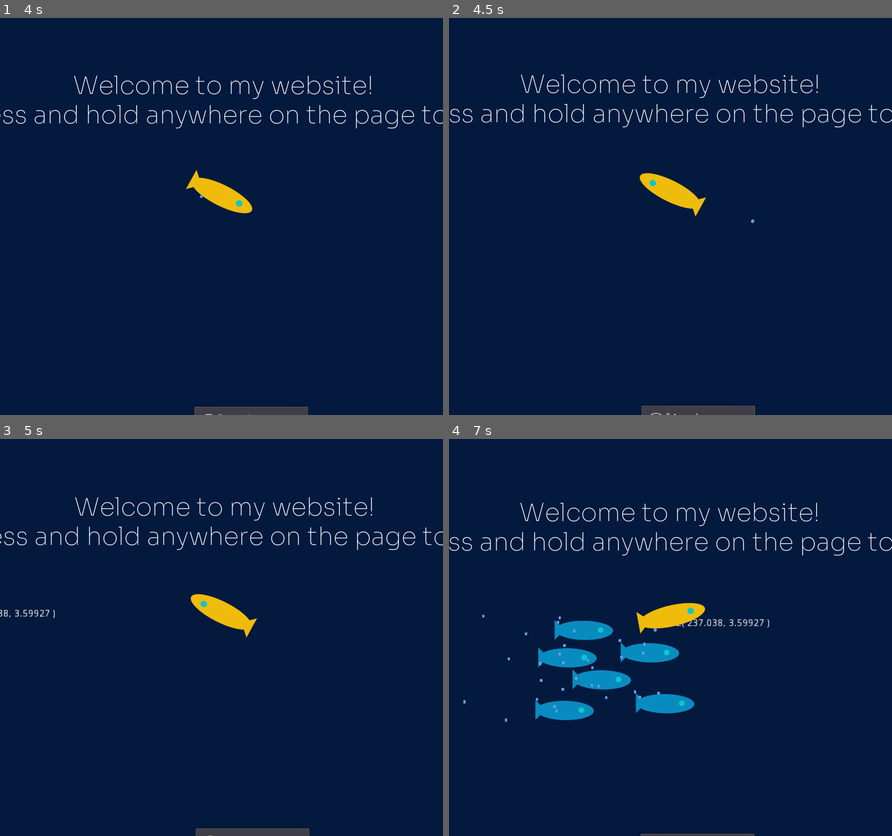
Above: before the commit, frames 1-4 (two rows, left to right).
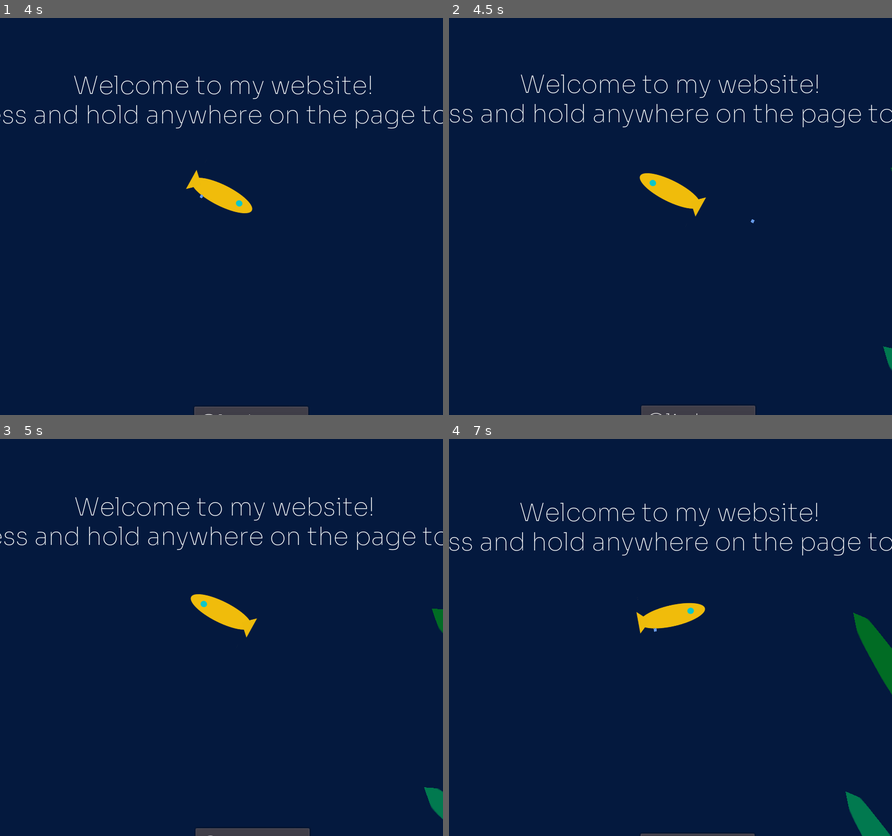
Above: after the commit, the same moments.

Repository: dchicchon/game_portfolio
Game: Godot game, scene res://scenes/Main.tscn
Same seed, same stepped clock (60 frames per second), same inputs: the game is played once before the commit and once after it. Before the commit the project starts from res://Main.tscn.
Inputs (mouse positions are in pixels of both pictures, inside the frame that each line leads up to):
- Up to frame 1 (4 s): tap Enter at 0.5 s; move the mouse to (318, 172) at 0.52 s; click (318, 172) at 0.67 s; move the mouse to (132, 216) at 1.27 s; click (132, 216) at 1.42 s; move the mouse to (265, 97) at 2.02 s; click (265, 97) at 2.17 s; move the mouse to (199, 280) at 2.77 s; click (199, 280) at 2.92 s; move the mouse to (354, 260) at 3.52 s; click (354, 260) at 3.67 s
- Up to frame 2 (4.5 s): move the mouse to (537, 125) at 4.27 s; click (537, 125) at 4.42 s
- Up to frame 3 (5 s): no input
- Up to frame 4 (7 s): move the mouse to (692, 613) at 5.02 s; click (692, 613) at 5.17 s; move the mouse to (604, 502) at 5.77 s; click (604, 502) at 5.92 s; move the mouse to (767, 593) at 6.52 s; click (767, 593) at 6.67 s

Frame 1 is identical in both runs. In frame 2, less than 0.1% of the frame differs, in the area x 98-100%, y 37-89%; in frame 3, 0.4%; in frame 4, 4.7%, in the area x 3-100%, y 43-100%.
Error before the commit: Invalid set index 'text' (on base: 'null instance') with value of type 'String'. (res://Player.gd:13)

Commit message:
added seaweed scene, updated code for schools to further modularize with init function

Diff:
--- /dev/null
+++ b/portfolio_godot/Node.tscn
@@ -0,0 +1,37 @@
+[gd_scene load_steps=2 format=2]
+
+[ext_resource path="res://assets/seaweed.png" type="Texture" id=1]
+
+[node name="Node" type="Node2D"]
+
+[node name="Polygon2D" type="Polygon2D" parent="."]
+position = Vector2( -32, 2 )
+texture = ExtResource( 1 )
+skeleton = NodePath("../Skeleton2D")
+polygon = PoolVector2Array( 263.863, 75.4352, 252.85, 89.5322, 247.564, 129.62, 248.004, 166.184, 246.683, 217.726, 247.123, 280.281, 248.445, 334.466, 248.445, 405.391, 248.445, 461.779, 250.207, 485.567, 256.815, 494.378, 269.59, 494.378, 280.163, 485.567, 282.366, 462.66, 281.925, 405.391, 280.163, 335.788, 281.925, 282.043, 283.247, 218.607, 282.366, 166.625, 281.925, 127.858, 276.198, 89.5322 )
+uv = PoolVector2Array( 263.863, 75.4352, 252.85, 89.5322, 247.564, 129.62, 248.004, 166.184, 246.683, 217.726, 247.123, 280.281, 248.445, 334.466, 248.445, 405.391, 248.445, 461.779, 250.207, 485.567, 256.815, 494.378, 269.59, 494.378, 280.163, 485.567, 282.366, 462.66, 281.925, 405.391, 280.163, 335.788, 281.925, 282.043, 283.247, 218.607, 282.366, 166.625, 281.925, 127.858, 276.198, 89.5322 )
+polygons = [ PoolIntArray( 1, 0, 20 ), PoolIntArray( 1, 2, 19, 20 ), PoolIntArray( 3, 2, 19, 18 ), PoolIntArray( 4, 3, 18, 17 ), PoolIntArray( 4, 5, 16, 17 ), PoolIntArray( 5, 6, 15, 16 ), PoolIntArray( 6, 7, 14, 15 ), PoolIntArray( 7, 8, 13, 14 ), PoolIntArray( 8, 9, 10, 11, 12, 13 ) ]
+bones = [ "Bone2D", PoolRealArray( 0, 0, 0, 0, 0, 0, 0, 0.68, 0.68, 0.68, 0.68, 0.68, 0.68, 0.68, 0.68, 0, 0, 0, 0, 0, 0 ), "Bone2D/Bone2D2", PoolRealArray( 0, 0, 0, 0, 0.68, 0.68, 0.68, 0, 0, 0, 0, 0, 0, 0, 0, 0.68, 0.68, 0.68, 0, 0, 0 ), "Bone2D/Bone2D2/Bone2D3", PoolRealArray( 0, 0, 0.68, 0.68, 0.68, 0, 0, 0, 0, 0, 0, 0, 0, 0, 0, 0, 0, 0.68, 0.68, 0.68, 0 ), "Bone2D/Bone2D2/Bone2D3/Bone2D4", PoolRealArray( 0.68, 0.68, 0.68, 0.68, 0, 0, 0, 0, 0, 0, 0, 0, 0, 0, 0, 0, 0, 0, 0.68, 0.68, 0.68 ) ]
+
+[node name="Skeleton2D" type="Skeleton2D" parent="."]
+
+[node name="Bone2D" type="Bone2D" parent="Skeleton2D"]
+position = Vector2( 233, 492 )
+rotation = -1.36531
+rest = Transform2D( 0.113438, -0.993545, 0.993545, 0.113438, 233, 492 )
+
+[node name="Bone2D2" type="Bone2D" parent="Skeleton2D/Bone2D"]
+position = Vector2( 133.902, -17.3012 )
+rotation = -0.117196
+rest = Transform2D( 1, 0, 0, 1, 133.902, -17.3012 )
+
+[node name="Bone2D3" type="Bone2D" parent="Skeleton2D/Bone2D/Bone2D2"]
+position = Vector2( 97.3674, -11.117 )
+rotation = -0.03198
+rest = Transform2D( 1, 0, 0, 1, 97.3674, -11.117 )
+
+[node name="Bone2D4" type="Bone2D" parent="Skeleton2D/Bone2D/Bone2D2/Bone2D3"]
+position = Vector2( 97.5943, -9.12985 )
+rotation = -0.193687
+rest = Transform2D( 0.992697, -0.120632, 0.120632, 0.992697, 97.5943, -9.12985 )
+default_length = 70.0
--- a/portfolio_godot/School.gd
+++ /dev/null
@@ -1,31 +0,0 @@
-extends RigidBody2D
-
-export var color1 = Color()
-export var color2 = Color()
-export var color3 = Color()
-
-var colors = []
-
-func choose(array):
-	return array[randi() % array.size()]
-
-func _ready():
-	randomize()
-	colors.push_front(color1)
-	colors.push_front(color2)
-	colors.push_front(color3)
-	var school_color = choose(colors)
-	var school_scale = rand_range(0.1, 1)
-	var school = get_node("School")
-	for fish in school.get_children():
-		var body = fish.get_node("Body")
-		var tail = fish.get_node("Tail")
-		body.set_modulate(school_color)
-		tail.set_modulate(school_color)
-	# give the school a random scale
-	set_scale(Vector2(school_scale , school_scale))
-	var speed = get_linear_velocity()
-	$SpeedNode/Speed.text = var2str(speed)
-
-func _on_VisibilityNotifier2D_screen_exited():
-	queue_free()
--- a/portfolio_godot/project.godot
+++ b/portfolio_godot/project.godot
@@ -11,13 +11,14 @@
 [application]
 
 config/name="Portfolio"
-run/main_scene="res://Main.tscn"
-config/icon="res://icon.png"
+run/main_scene="res://scenes/Main.tscn"
+config/icon="res://assets/icon.png"
 
 [display]
 
 window/size/width=1080
 window/size/height=1080
+window/size/fullscreen=true
 window/handheld/orientation="portrait"
 window/stretch/mode="2d"
 window/stretch/aspect="expand"
--- /dev/null
+++ b/portfolio_godot/scenes/AnimationPlayer.gd
@@ -0,0 +1,9 @@
+extends AnimationPlayer
+
+# Called when the node enters the scene tree for the first time.
+func _ready():
+	var end_seconds = get_current_animation_length()
+	var seconds = rand_range(0.0, 10.0)
+	print(seconds)
+	stop()
+	#seek(seconds, true)
--- a/portfolio_godot/Link.tscn
+++ b/portfolio_godot/scenes/Link.tscn
@@ -1,6 +1,6 @@
 [gd_scene load_steps=2 format=2]
 
-[ext_resource path="res://Link.gd" type="Script" id=1]
+[ext_resource path="res://scenes/Link.gd" type="Script" id=1]
 
 [node name="Control" type="Control"]
 anchor_right = 1.0
--- a/portfolio_godot/Main.gd
+++ b/portfolio_godot/scenes/Main.gd
@@ -12,22 +12,19 @@
 	var left_school_spawn_location = get_node("LeftSchoolPath/SchoolSpawnLocation")
 	var right_school_spawn_location = get_node("RightSchoolPath/SchoolSpawnLocation")
 	var side = rng.randi_range(0,1)
-	var velocity = Vector2(rand_range(225.0, 250.0), 0.0)
-	var direction = rand_range(-PI / 36, PI / 36)
+	var school_position
+	var school_direction = rand_range(-PI / 36, PI / 36)
 
 	if side == 0:
 		left_school_spawn_location.offset = randi()
-		school.position = left_school_spawn_location.position
-		direction += left_school_spawn_location.rotation
-
+		school_position = left_school_spawn_location.position
+		school_direction += left_school_spawn_location.rotation
 	else:
 		right_school_spawn_location.offset = randi()
-		school.position = right_school_spawn_location.position
-		direction += right_school_spawn_location.rotation + PI
+		school_position = right_school_spawn_location.position
+		school_direction += right_school_spawn_location.rotation + PI
 
-	school.rotation = direction
-	school.set_linear_velocity(velocity.rotated(direction))
-	#school.linear_velocity = velocity.rotated(direction)
+	school.init(school_position, school_direction)
 	add_child(school)
 
 func _on_StartTimer_timeout():
--- a/portfolio_godot/Main.tscn
+++ b/portfolio_godot/scenes/Main.tscn
@@ -1,11 +1,12 @@
-[gd_scene load_steps=10 format=2]
+[gd_scene load_steps=11 format=2]
 
-[ext_resource path="res://Background.tscn" type="PackedScene" id=1]
-[ext_resource path="res://Player.tscn" type="PackedScene" id=2]
-[ext_resource path="res://Main.gd" type="Script" id=3]
-[ext_resource path="res://Link.tscn" type="PackedScene" id=4]
-[ext_resource path="res://School.tscn" type="PackedScene" id=5]
-[ext_resource path="res://new_dynamicfont.tres" type="DynamicFont" id=6]
+[ext_resource path="res://scenes/Link.tscn" type="PackedScene" id=1]
+[ext_resource path="res://scenes/Main.gd" type="Script" id=2]
+[ext_resource path="res://new_dynamicfont.tres" type="DynamicFont" id=3]
+[ext_resource path="res://scenes/Player.tscn" type="PackedScene" id=4]
+[ext_resource path="res://scenes/Background.tscn" type="PackedScene" id=5]
+[ext_resource path="res://scenes/School.tscn" type="PackedScene" id=6]
+[ext_resource path="res://scenes/Seaweed.tscn" type="PackedScene" id=7]
 
 [sub_resource type="Curve2D" id=5]
 _data = {
@@ -18,21 +19,22 @@
 }
 
 [sub_resource type="Theme" id=7]
-default_font = ExtResource( 6 )
+default_font = ExtResource( 3 )
 
 [node name="Game" type="Node2D"]
-script = ExtResource( 3 )
-school_scene = ExtResource( 5 )
+script = ExtResource( 2 )
+school_scene = ExtResource( 6 )
 
-[node name="Background" parent="." instance=ExtResource( 1 )]
+[node name="Background" parent="." instance=ExtResource( 5 )]
 position = Vector2( 788, 0 )
 scale = Vector2( 5.39567, 2.82496 )
 
-[node name="Player" parent="." instance=ExtResource( 2 )]
+[node name="Player" parent="." instance=ExtResource( 4 )]
 position = Vector2( 500, 336 )
 z_index = 1
 
 [node name="LeftSchoolPath" type="Path2D" parent="."]
+position = Vector2( -179, 2 )
 scale = Vector2( 1.93535, 0.256743 )
 curve = SubResource( 5 )
 
@@ -55,7 +57,7 @@
 margin_bottom = 1216.0
 theme = SubResource( 7 )
 
-[node name="Control" parent="UI" instance=ExtResource( 4 )]
+[node name="Control" parent="UI" instance=ExtResource( 1 )]
 margin_left = 465.0
 margin_top = 646.0
 margin_right = -896.0
@@ -81,4 +83,28 @@
 margin_bottom = 61.0
 text = "Press and hold anywhere on the page to swim"
 
+[node name="seaweed_dark" parent="." instance=ExtResource( 7 )]
+modulate = Color( 0.0235294, 0.678431, 0.278431, 1 )
+position = Vector2( 588, 211 )
+rotation = -0.374787
+scale = Vector2( 1.0488, 1.88528 )
+
+[node name="seaweed_dark2" parent="." instance=ExtResource( 7 )]
+modulate = Color( 0.0235294, 0.678431, 0.278431, 1 )
+position = Vector2( 596, 613 )
+rotation = -0.374787
+scale = Vector2( 1.0488, 1.88528 )
+
+[node name="seaweed_light" parent="." instance=ExtResource( 7 )]
+modulate = Color( 0.0392157, 0.760784, 0.607843, 1 )
+position = Vector2( 577, 469 )
+rotation = -0.374787
+scale = Vector2( 1.0488, 1.88528 )
+
+[node name="seaweed_light2" parent="." instance=ExtResource( 7 )]
+modulate = Color( 0.0392157, 0.760784, 0.607843, 1 )
+position = Vector2( 716, 566 )
+rotation = -0.374787
+scale = Vector2( 1.0488, 1.88528 )
+
 [connection signal="timeout" from="StartTimer" to="." method="_on_StartTimer_timeout"]
--- a/portfolio_godot/Player.gd
+++ b/portfolio_godot/scenes/Player.gd
@@ -9,8 +9,8 @@
 var max_speed = 110
 var acceleration = 200
 
-func _ready():
-	$SpeedNode/Speed.text = var2str(player_velocity)
+#func _ready():
+#	$SpeedNode/Speed.text = var2str(player_velocity)
 
 func move_tail_animation():
 	tail_animation.play("swim")
--- a/portfolio_godot/Player.tscn
+++ b/portfolio_godot/scenes/Player.tscn
@@ -1,8 +1,8 @@
 [gd_scene load_steps=5 format=2]
 
-[ext_resource path="res://Fish.tscn" type="PackedScene" id=1]
-[ext_resource path="res://Player.gd" type="Script" id=2]
-[ext_resource path="res://SpeedNode.gd" type="Script" id=3]
+[ext_resource path="res://scenes/Fish.tscn" type="PackedScene" id=1]
+[ext_resource path="res://scenes/Player.gd" type="Script" id=2]
+[ext_resource path="res://scenes/SpeedNode.gd" type="Script" id=3]
 
 [sub_resource type="CapsuleShape2D" id=1]
 radius = 45.3429
@@ -13,7 +13,6 @@
 scale = Vector2( 0.025, 0.5 )
 collision_mask = 0
 script = ExtResource( 2 )
-player_color = Color( 0.941176, 0.647059, 0.0235294, 1 )
 
 [node name="CollisionShape2D" type="CollisionShape2D" parent="."]
 position = Vector2( 186.284, 2.6612 )
@@ -40,7 +39,6 @@
 
 [node name="SpeedNode" type="Node2D" parent="."]
 position = Vector2( -960, -56 )
-scale = Vector2( 1, 1 )
 script = ExtResource( 3 )
 
 [node name="Speed" type="Label" parent="."]
--- /dev/null
+++ b/portfolio_godot/scenes/School.gd
@@ -0,0 +1,43 @@
+extends RigidBody2D
+
+export var color1 = Color()
+export var color2 = Color()
+export var color3 = Color()
+export var scale_min = 0.05
+export var scale_max = 1
+export var speed_min = 150.0
+export var speed_max = 200.0
+
+var colors = []
+
+func choose(array):
+	return array[randi() % array.size()]
+
+func init(arg_position, arg_direction):
+	randomize()
+	colors.push_front(color1)
+	colors.push_front(color2)
+	colors.push_front(color3)
+	var school_color = choose(colors)
+	var school_scale = rand_range(scale_min, scale_max)
+	var speed = Vector2(rand_range(speed_min, speed_max), 0.0)
+
+	set_position(arg_position)
+	set_rotation(arg_direction)
+	set_linear_velocity(speed.rotated(arg_direction))
+
+	var school = get_node("School")
+	school.set_scale(Vector2(school_scale , school_scale))
+
+	for fish in school.get_children():
+		var body = fish.get_node("Body")
+		var tail = fish.get_node("Tail")
+		body.set_modulate(school_color)
+		tail.set_modulate(school_color)
+
+	var established_speed = get_linear_velocity()
+	$SpeedNode/Speed.text = var2str(established_speed)
+
+
+func _on_VisibilityNotifier2D_screen_exited():
+	queue_free()
--- a/portfolio_godot/School.tscn
+++ b/portfolio_godot/scenes/School.tscn
@@ -1,8 +1,8 @@
 [gd_scene load_steps=5 format=2]
 
-[ext_resource path="res://Fish.tscn" type="PackedScene" id=1]
-[ext_resource path="res://School.gd" type="Script" id=2]
-[ext_resource path="res://Node2D.gd" type="Script" id=3]
+[ext_resource path="res://scenes/Fish.tscn" type="PackedScene" id=1]
+[ext_resource path="res://scenes/School.gd" type="Script" id=2]
+[ext_resource path="res://scenes/Node2D.gd" type="Script" id=3]
 
 [sub_resource type="CircleShape2D" id=1]
 radius = 128.016
@@ -10,13 +10,18 @@
 [node name="RigidBody2D" type="RigidBody2D"]
 collision_mask = 0
 gravity_scale = 0.0
+linear_damp = 0.0
 angular_damp = 0.0
 script = ExtResource( 2 )
 color1 = Color( 0.933333, 0.478431, 0.0352941, 1 )
 color2 = Color( 0.0470588, 0.592157, 0.517647, 1 )
 color3 = Color( 0.0352941, 0.584314, 0.8, 1 )
+scale_min = 0.1
+speed_min = 100.0
+speed_max = 150.0
 
 [node name="School" type="Sprite" parent="."]
+scale = Vector2( 0.910055, 0.910055 )
 
 [node name="Fish" parent="School" instance=ExtResource( 1 )]
 scale = Vector2( 0.36, 0.36 )
@@ -50,6 +55,7 @@
 scale = Vector2( 18.45, 9.8 )
 
 [node name="SpeedNode" type="Node2D" parent="."]
+visible = false
 script = ExtResource( 3 )
 
 [node name="Speed" type="Label" parent="SpeedNode"]
@@ -58,4 +64,5 @@
 margin_right = 107.0
 margin_bottom = -72.0
 
+[connection signal="screen_entered" from="VisibilityNotifier2D" to="." method="_on_VisibilityNotifier2D_screen_entered"]
 [connection signal="screen_exited" from="VisibilityNotifier2D" to="." method="_on_VisibilityNotifier2D_screen_exited"]
--- /dev/null
+++ b/portfolio_godot/scenes/Seaweed.gd
@@ -0,0 +1,8 @@
+extends Node2D
+
+# Called every frame. 'delta' is the elapsed time since the previous frame.
+#func _process(delta):
+#	pass
+
+func _ready():
+	pass
--- /dev/null
+++ b/portfolio_godot/scenes/Seaweed.tscn
@@ -0,0 +1,165 @@
+[gd_scene load_steps=6 format=2]
+
+[ext_resource path="res://assets/seaweed.png" type="Texture" id=1]
+[ext_resource path="res://scenes/AnimationPlayer.gd" type="Script" id=2]
+[ext_resource path="res://scenes/Seaweed.gd" type="Script" id=3]
+
+[sub_resource type="Animation" id=2]
+length = 0.001
+tracks/0/type = "value"
+tracks/0/path = NodePath("../Skeleton2D/Bone2D:rotation_degrees")
+tracks/0/interp = 1
+tracks/0/loop_wrap = true
+tracks/0/imported = false
+tracks/0/enabled = true
+tracks/0/keys = {
+"times": PoolRealArray( 0 ),
+"transitions": PoolRealArray( 1 ),
+"update": 0,
+"values": [ -83.4864 ]
+}
+tracks/1/type = "value"
+tracks/1/path = NodePath("../Skeleton2D/Bone2D/Bone2D2:rotation_degrees")
+tracks/1/interp = 1
+tracks/1/loop_wrap = true
+tracks/1/imported = false
+tracks/1/enabled = true
+tracks/1/keys = {
+"times": PoolRealArray( 0 ),
+"transitions": PoolRealArray( 1 ),
+"update": 0,
+"values": [ 0.0 ]
+}
+tracks/2/type = "value"
+tracks/2/path = NodePath("../Skeleton2D/Bone2D/Bone2D2/Bone2D3:rotation_degrees")
+tracks/2/interp = 1
+tracks/2/loop_wrap = true
+tracks/2/imported = false
+tracks/2/enabled = true
+tracks/2/keys = {
+"times": PoolRealArray( 0 ),
+"transitions": PoolRealArray( 1 ),
+"update": 0,
+"values": [ -21.0988 ]
+}
+tracks/3/type = "value"
+tracks/3/path = NodePath("../Skeleton2D/Bone2D/Bone2D2/Bone2D3/Bone2D4:rotation_degrees")
+tracks/3/interp = 1
+tracks/3/loop_wrap = true
+tracks/3/imported = false
+tracks/3/enabled = true
+tracks/3/keys = {
+"times": PoolRealArray( 0 ),
+"transitions": PoolRealArray( 1 ),
+"update": 0,
+"values": [ -6.92857 ]
+}
+
+[sub_resource type="Animation" id=1]
+resource_name = "seaweed_move"
+length = 10.0
+loop = true
+step = 1.0
+tracks/0/type = "value"
+tracks/0/path = NodePath("../Skeleton2D/Bone2D:rotation_degrees")
+tracks/0/interp = 1
+tracks/0/loop_wrap = true
+tracks/0/imported = false
+tracks/0/enabled = true
+tracks/0/keys = {
+"times": PoolRealArray( 0.5, 4, 7, 9 ),
+"transitions": PoolRealArray( 1, 1, 1, 1 ),
+"update": 0,
+"values": [ -83.4864, -75.3177, -94.2882, -83.4864 ]
+}
+tracks/1/type = "value"
+tracks/1/path = NodePath("../Skeleton2D/Bone2D/Bone2D2:rotation_degrees")
+tracks/1/interp = 1
+tracks/1/loop_wrap = true
+tracks/1/imported = false
+tracks/1/enabled = true
+tracks/1/keys = {
+"times": PoolRealArray( 0.5, 3, 5, 7 ),
+"transitions": PoolRealArray( 1, 1, 1, 1 ),
+"update": 0,
+"values": [ 0.0, 0.0, -25.322, -2.20804 ]
+}
+tracks/2/type = "value"
+tracks/2/path = NodePath("../Skeleton2D/Bone2D/Bone2D2/Bone2D3:rotation_degrees")
+tracks/2/interp = 1
+tracks/2/loop_wrap = true
+tracks/2/imported = false
+tracks/2/enabled = true
+tracks/2/keys = {
+"times": PoolRealArray( 0.5, 3, 5, 8 ),
+"transitions": PoolRealArray( 1, 1, 1, 1 ),
+"update": 0,
+"values": [ -21.0988, -21.0988, 24.972, -21.7987 ]
+}
+tracks/3/type = "value"
+tracks/3/path = NodePath("../Skeleton2D/Bone2D/Bone2D2/Bone2D3/Bone2D4:rotation_degrees")
+tracks/3/interp = 1
+tracks/3/loop_wrap = true
+tracks/3/imported = false
+tracks/3/enabled = true
+tracks/3/keys = {
+"times": PoolRealArray( 1.2, 5, 9 ),
+"transitions": PoolRealArray( 1, 1, 1 ),
+"update": 0,
+"values": [ 15.1336, -42.0879, 26.4442 ]
+}
+
+[node name="Node" type="Node2D"]
+
+[node name="Seaweed" type="Polygon2D" parent="."]
+position = Vector2( -32, 2 )
+texture = ExtResource( 1 )
+skeleton = NodePath("../Skeleton2D")
+polygon = PoolVector2Array( 263.863, 75.4352, 252.85, 89.5322, 247.564, 129.62, 248.004, 166.184, 246.683, 217.726, 247.123, 280.281, 248.445, 334.466, 248.445, 405.391, 248.445, 461.779, 250.207, 485.567, 256.815, 494.378, 269.59, 494.378, 280.163, 485.567, 282.366, 462.66, 281.925, 405.391, 280.163, 335.788, 281.925, 282.043, 283.247, 218.607, 282.366, 166.625, 281.925, 127.858, 276.198, 89.5322 )
+uv = PoolVector2Array( 263.863, 75.4352, 252.85, 89.5322, 247.564, 129.62, 248.004, 166.184, 246.683, 217.726, 247.123, 280.281, 248.445, 334.466, 248.445, 405.391, 248.445, 461.779, 250.207, 485.567, 256.815, 494.378, 269.59, 494.378, 280.163, 485.567, 282.366, 462.66, 281.925, 405.391, 280.163, 335.788, 281.925, 282.043, 283.247, 218.607, 282.366, 166.625, 281.925, 127.858, 276.198, 89.5322 )
+polygons = [ PoolIntArray( 1, 0, 20 ), PoolIntArray( 1, 2, 19, 20 ), PoolIntArray( 3, 2, 19, 18 ), PoolIntArray( 4, 3, 18, 17 ), PoolIntArray( 4, 5, 16, 17 ), PoolIntArray( 5, 6, 15, 16 ), PoolIntArray( 6, 7, 14, 15 ), PoolIntArray( 7, 8, 13, 14 ), PoolIntArray( 8, 9, 10, 11, 12, 13 ) ]
+bones = [ "Bone2D", PoolRealArray( 0, 0, 0, 0, 0, 0, 0, 0.68, 0.68, 0.68, 0.68, 0.68, 0.68, 0.68, 0.68, 0, 0, 0, 0, 0, 0 ), "Bone2D/Bone2D2", PoolRealArray( 0, 0, 0, 0, 0.68, 0.68, 0.68, 0, 0, 0, 0, 0, 0, 0, 0, 0.68, 0.68, 0.68, 0, 0, 0 ), "Bone2D/Bone2D2/Bone2D3", PoolRealArray( 0, 0, 0.68, 0.68, 0.68, 0, 0, 0, 0, 0, 0, 0, 0, 0, 0, 0, 0, 0.68, 0.68, 0.68, 0 ), "Bone2D/Bone2D2/Bone2D3/Bone2D4", PoolRealArray( 0.68, 0.68, 0.68, 0.68, 0, 0, 0, 0, 0, 0, 0, 0, 0, 0, 0, 0, 0, 0, 0.68, 0.68, 0.68 ) ]
+script = ExtResource( 3 )
+
+[node name="AnimationPlayer" type="AnimationPlayer" parent="Seaweed"]
+autoplay = "seaweed_move"
+playback_default_blend_time = 1000.0
+anims/RESET = SubResource( 2 )
+anims/seaweed_move = SubResource( 1 )
+script = ExtResource( 2 )
+
+[node name="Skeleton2D" type="Skeleton2D" parent="."]
+position = Vector2( 0, 2 )
+
+[node name="Bone2D" type="Bone2D" parent="Skeleton2D"]
+position = Vector2( 233, 492 )
+rotation = -1.45711
+rest = Transform2D( 0.113438, -0.993545, 0.993545, 0.113438, 233, 492 )
+__meta__ = {
+"_edit_bone_": true,
+"_edit_ik_": true
+}
+
+[node name="Bone2D2" type="Bone2D" parent="Skeleton2D/Bone2D"]
+position = Vector2( 133.902, -17.3012 )
+rest = Transform2D( 1, 0, 0, 1, 133.902, -17.3012 )
+__meta__ = {
+"_edit_bone_": true
+}
+
+[node name="Bone2D3" type="Bone2D" parent="Skeleton2D/Bone2D/Bone2D2"]
+position = Vector2( 97.3674, -11.117 )
+rotation = -0.368243
+rest = Transform2D( 1, 0, 0, 1, 97.3674, -11.117 )
+__meta__ = {
+"_edit_bone_": true
+}
+
+[node name="Bone2D4" type="Bone2D" parent="Skeleton2D/Bone2D/Bone2D2/Bone2D3"]
+position = Vector2( 97.5943, -9.12985 )
+rotation = -0.120926
+rest = Transform2D( 0.992697, -0.120632, 0.120632, 0.992697, 97.5943, -9.12985 )
+default_length = 70.0
+__meta__ = {
+"_edit_bone_": true
+}
Renamed: portfolio_godot/icon.png -> portfolio_godot/assets/icon.png
Not shown, added: portfolio_godot/assets/icon.png.import
Binary file added: portfolio_godot/assets/seaweed.png
Not shown, changed: portfolio_godot/assets/seaweed.png.import
Renamed: portfolio_godot/Background.tscn -> portfolio_godot/scenes/Background.tscn
Renamed: portfolio_godot/Fish.tscn -> portfolio_godot/scenes/Fish.tscn
Renamed: portfolio_godot/KinematicBody2D.gd -> portfolio_godot/scenes/KinematicBody2D.gd
Renamed: portfolio_godot/Link.gd -> portfolio_godot/scenes/Link.gd
Renamed: portfolio_godot/Node2D.gd -> portfolio_godot/scenes/Node2D.gd
Renamed: portfolio_godot/Platform.tscn -> portfolio_godot/scenes/Platform.tscn
Renamed: portfolio_godot/SpeedNode.gd -> portfolio_godot/scenes/SpeedNode.gd
